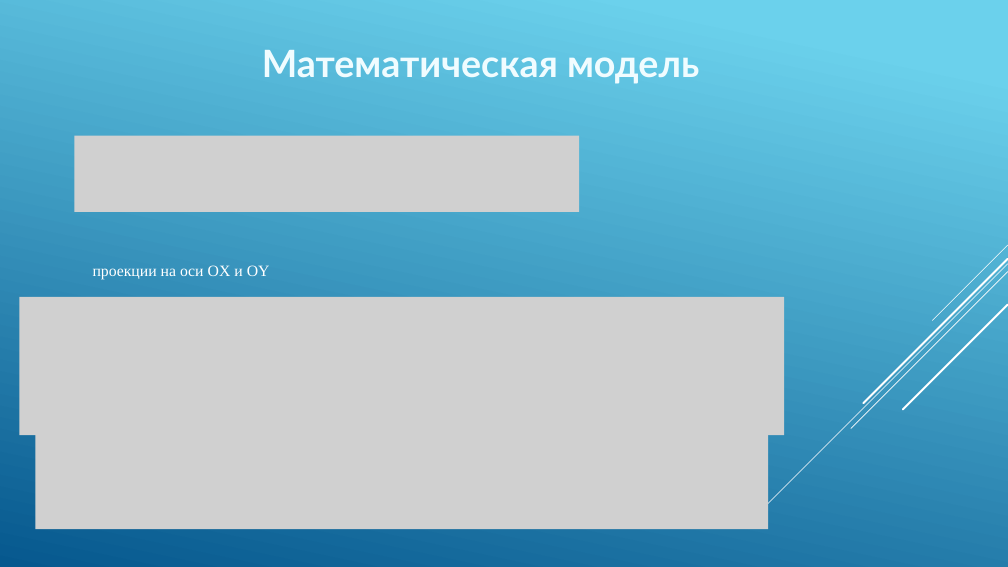
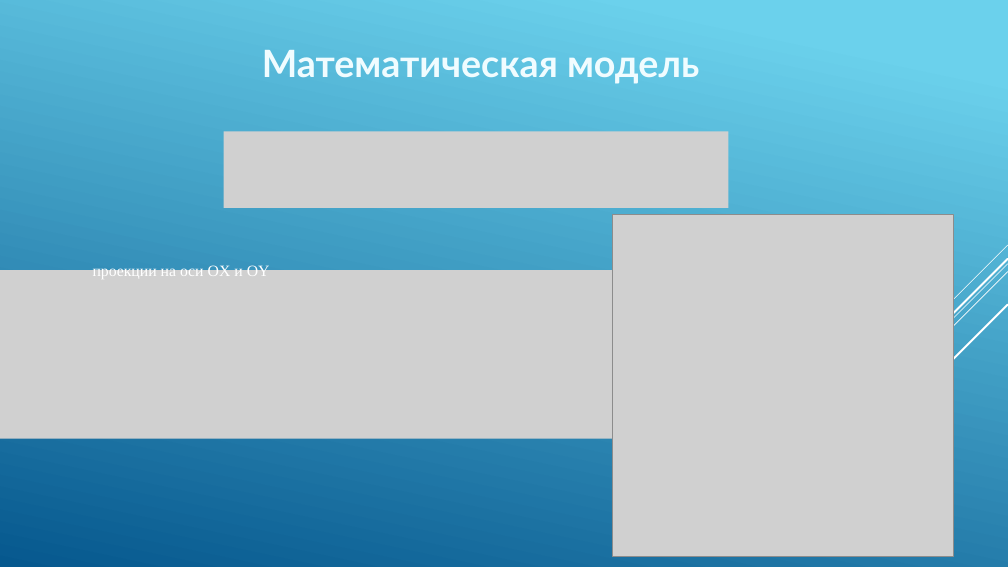
Before and after one commit to Kotyarka/SpaceZ-project, a slide deck: slide 7 of Презентация Луна-2.pptx. Drawn at 1008x567 pixels with LibreOffice and Linux fonts; fonts in the diff are those of the drawing; grey boxes stand for pictures. Boxes give left, top, right and bottom in pixels: in the first picture for what was removed or moved away, otherwise in the second. Text is boxed around its words. In the diff, an @@ line names an element or a change of style, - is before the commit and + after.

```diff
--- a/Презентация Луна-2.pptx
+++ b/Презентация Луна-2.pptx
@@ picture: place and size @@
-picture at <box>74,135,579,212</box>
+picture at <box>224,132,728,208</box>
@@ picture added at <box>612,215,954,556</box> @@
@@ picture: place and size @@
-picture at <box>20,297,784,435</box>
+picture at <box>0,270,699,408</box>
@@ picture added at <box>0,332,650,438</box> @@
@@ picture removed at <box>35,423,768,529</box> @@
```
Also in this commit, not shown: 3 other slides changed, 1 other file.
